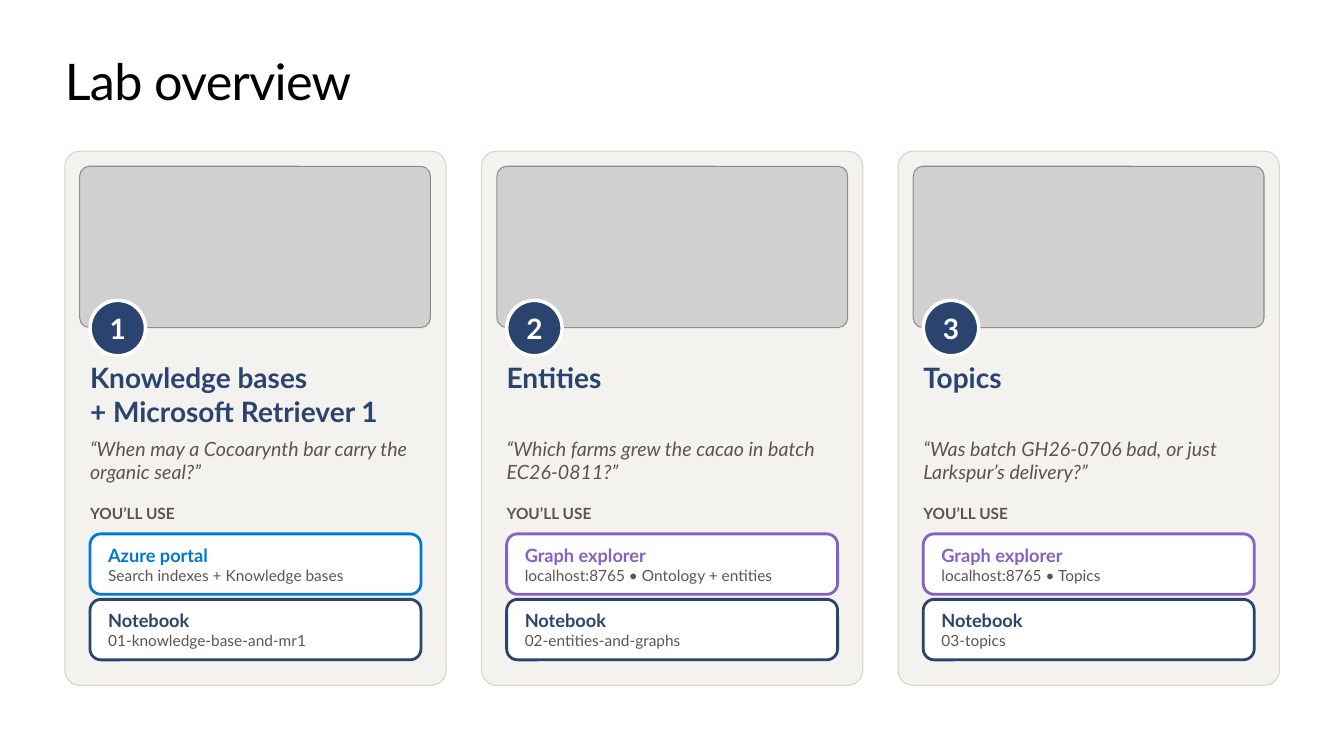
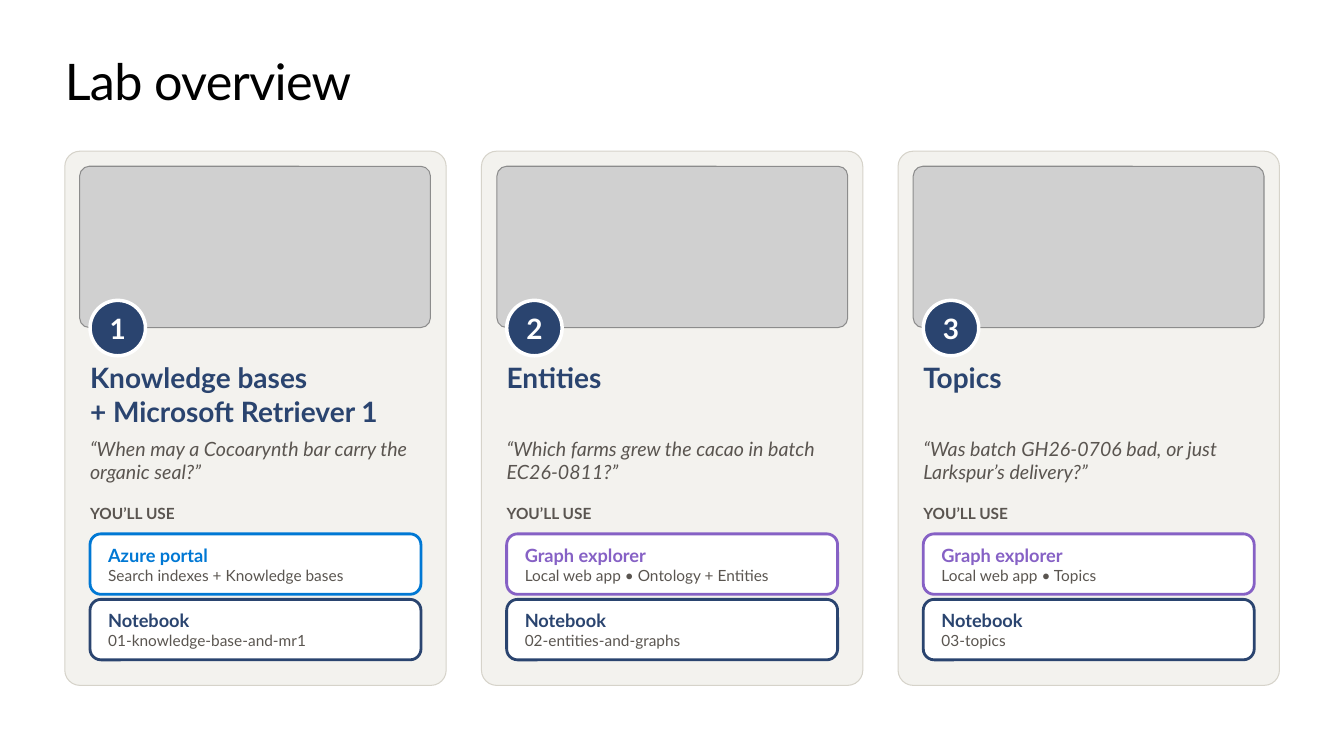
Before and after one commit to microsoft/ignite26-LAB673, a slide deck: slide 21 of LAB673.pptx. Drawn at 1344x756 pixels with LibreOffice and Linux fonts; fonts in the diff are those of the drawing; grey boxes stand for pictures; background and template pictures are left out. Boxes give left, top, right and bottom in pixels: in the first picture for what was removed or moved away, otherwise in the second. Text is boxed around its words. In the diff, an @@ line names an element or a change of style, - is before the commit and + after.

Commit message:
Latest slides

```diff
--- a/LAB673.pptx
+++ b/LAB673.pptx
@@ text at (525,569,769,584): text changed @@
-localhost:8765 • Ontology + entities
+Local web app • Ontology + Entities
@@ text at (941,569,1096,584): text changed @@
-localhost:8765 • Topics
+Local web app • Topics
```
Also in this commit, not shown: 3 other slides changed.
